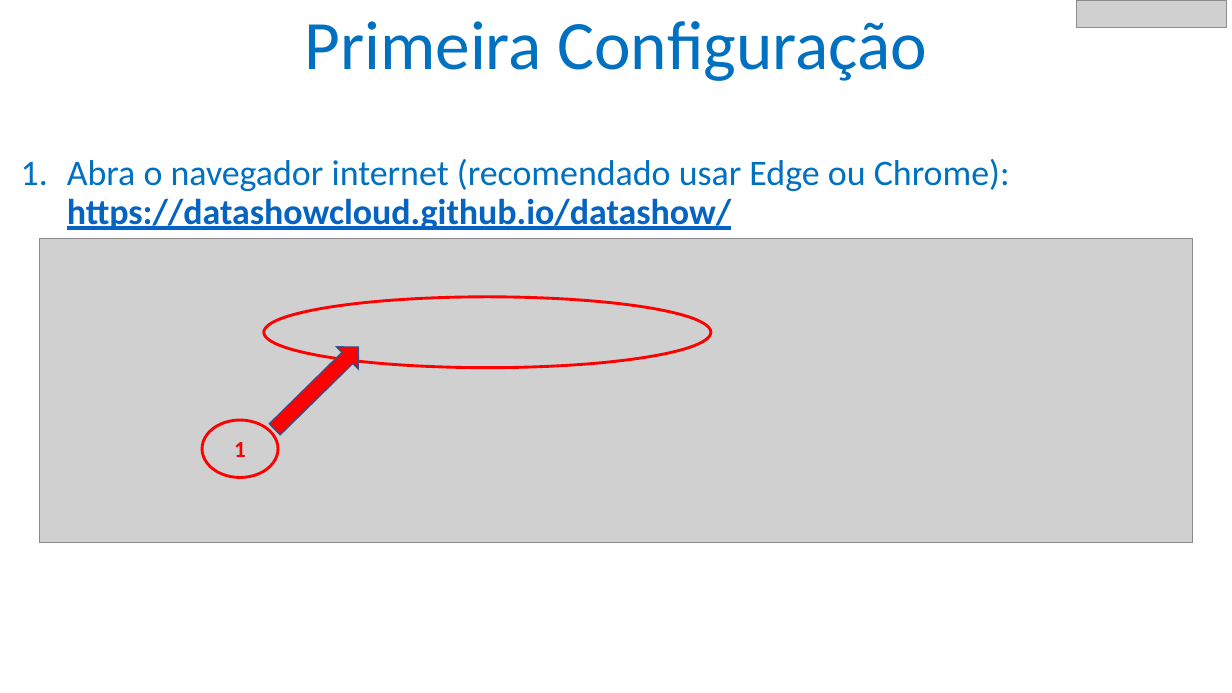
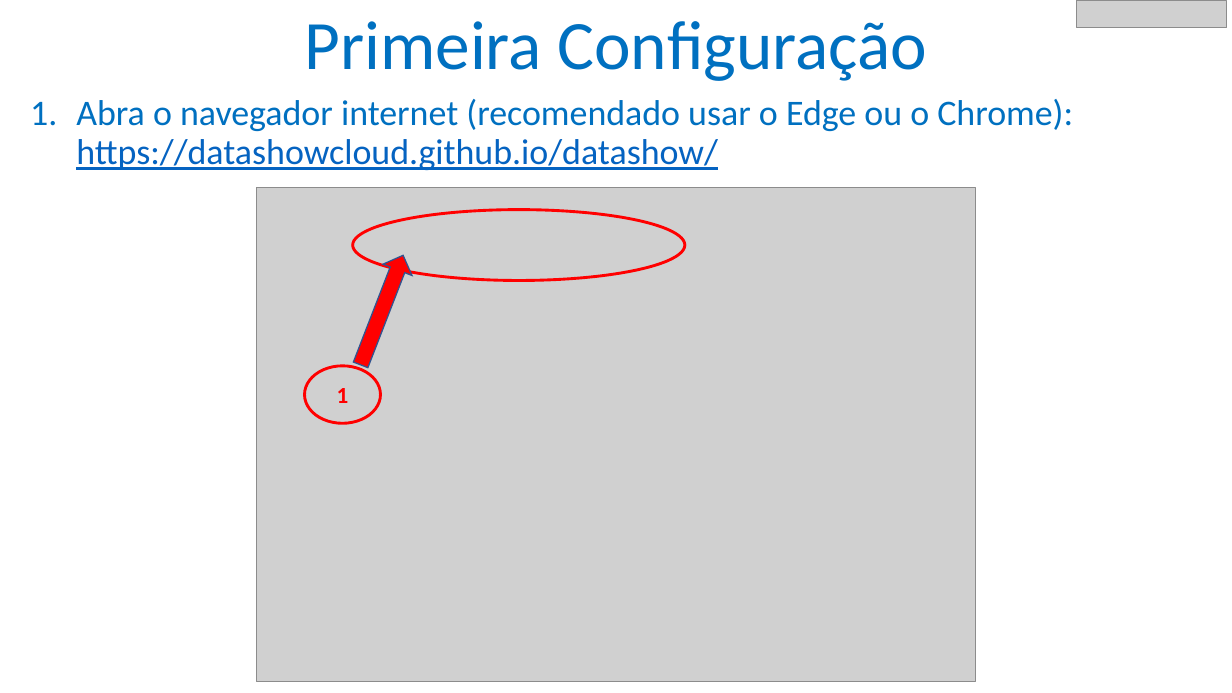
Before and after one commit to datashowcloud/datashow, a slide deck: slide 2 of help/help.pptx (slide 1 before the commit). Drawn at 1232x693 pixels with LibreOffice and Linux fonts; fonts in the diff are those of the drawing; grey boxes stand for pictures. Boxes give left, top, right and bottom in pixels: in the first picture for what was removed or moved away, otherwise in the second. Text is boxed around its words. In the diff, an @@ line names an element or a change of style, - is before the commit and + after.

```diff
--- a/help/help.pptx
+++ b/help/help.pptx
@@ text at bbox=[76, 99, 1073, 170]: text changed @@
-1. Abra o navegador internet (recomendado usar Edge ou Chrome): https://datashowcloud.github.io/datashow/
+1. Abra o navegador internet (recomendado usar o Edge ou o Chrome): https://datashowcloud.github.io/datashow/
@@ picture added at bbox=[257, 188, 976, 681] @@
@@ picture removed at bbox=[40, 238, 1193, 543] @@
@@ ellipse: place and size @@
-ellipse at bbox=[264, 297, 712, 368]
+ellipse at bbox=[353, 210, 685, 281]
@@ right arrow at bbox=[346, 250, 418, 371]: rotation 315 to 291 degrees @@
@@ ellipse "1": place and size @@
-ellipse "1" at bbox=[202, 421, 278, 478]
+ellipse "1" at bbox=[305, 366, 381, 423]
```
Also in this commit, not shown: 2 other slides changed, 7 slides added, 2 other files.
